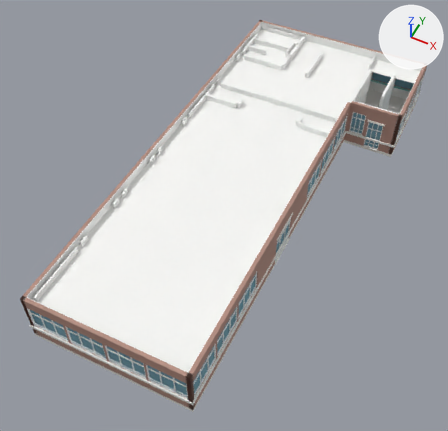
A saved change to the glTF model models/info_1F.glb.
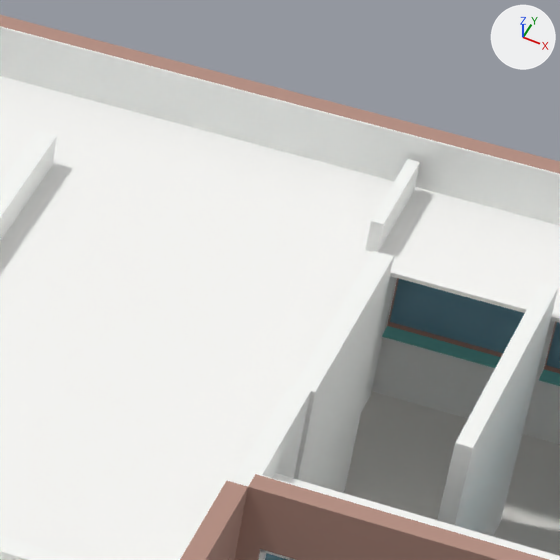
The first picture shows the older version from a 50 mm camera at (-35.7, -54.3, 32.2) aimed at (-48.6, -28.5, 0.1). The close-ups show the older and then the newer version on the part from 70% to 88% of the width and 7% to 26% of the height of that picture. Only the edits that show in the close-ups are written down. The axes (+X, +Y, +Z) are drawn at upper right. The lights are the same throughout. Where no turn or scale is listed for an object, it has been applied to the vertices. Vertices at exactly the same position are counted once.

The first close-up shows 'info_1F__brick', 'info_1F__ceil', 'info_1F__corrFloor', 'info_1F__frameT', 'info_1F__glass', 'info_1F__wallIn' and 1 more.
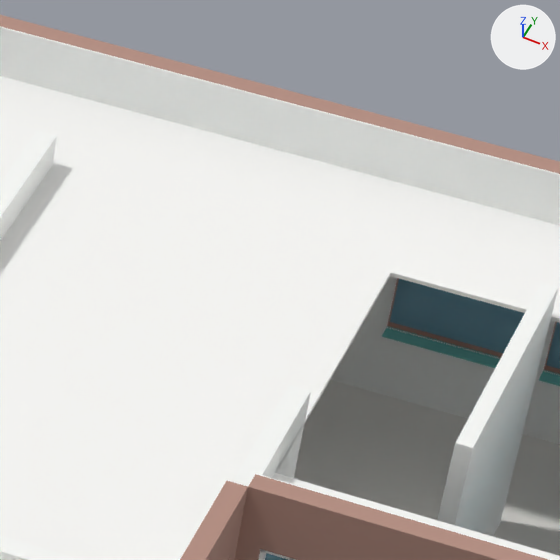
Where the newer file only moved an object's origin or applied its transform, the numbers keep the older frame.

Changed parts and their boxes (x1, y1, x2, y2) in the close-ups (560 x 560 px):
part 1 of me_info_1f__wallin, deleted: before (361, 159, 420, 412)
part 2 of me_info_1f__wallin, deleted: before (232, 251, 394, 493)

The change, as a list of edits to the scene's bpy script:
```text
Change me_info_1f__wallin:
    used by ob_info_1f__wallin; location = (-47.25, -25.85, 1.8)
    remove me_info_1f__wallin.from_pydata(...)  # 959 vertices, 1884 faces; spans x -7.2..7.2, y -16.1..16.1, z -1.8..1.8
    add me_info_1f__wallin.from_pydata(...)  # 943 vertices, 1860 faces; spans x -7.2..7.2, y -16.1..16.0, z -1.8..1.8
    me_info_1f__wallin part 1: the loose piece of 8 vertices spanning x 3.1..3.2, y 14.3..15.7, z -1.8..1.5 is deleted
    me_info_1f__wallin part 2: 8 vertices removed from x 3.3..3.5, y 10.9..13.7, z -1.8..1.5
    other edits to the shape of me_info_1f__wallin do not show in these pictures
```
